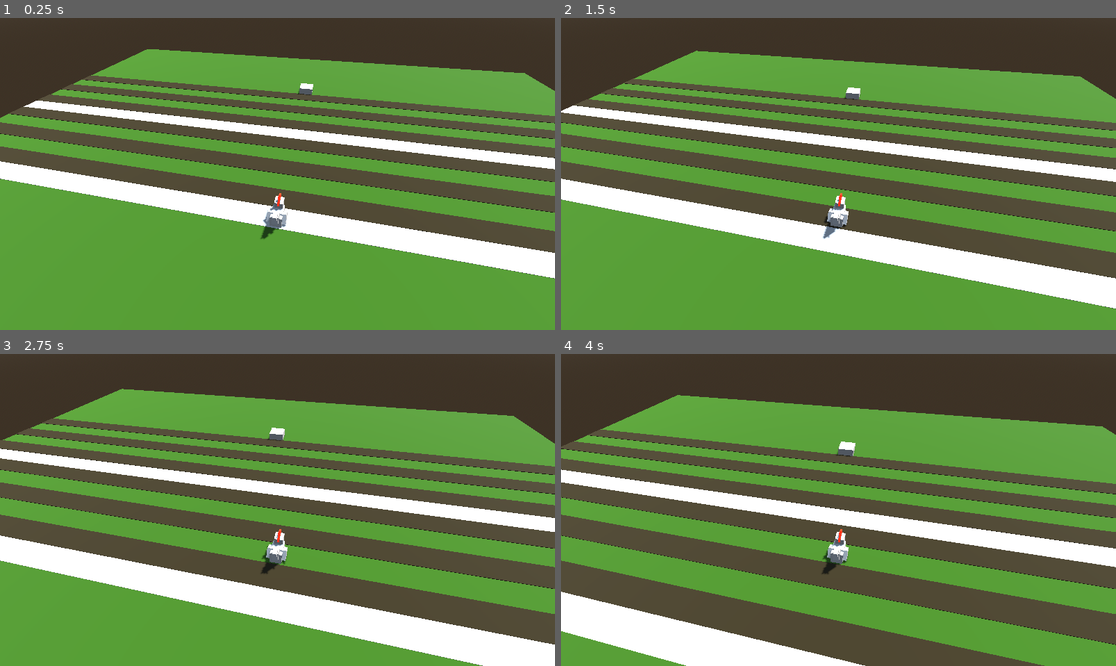
Above: before the commit, frames 1-4 (two rows, left to right).
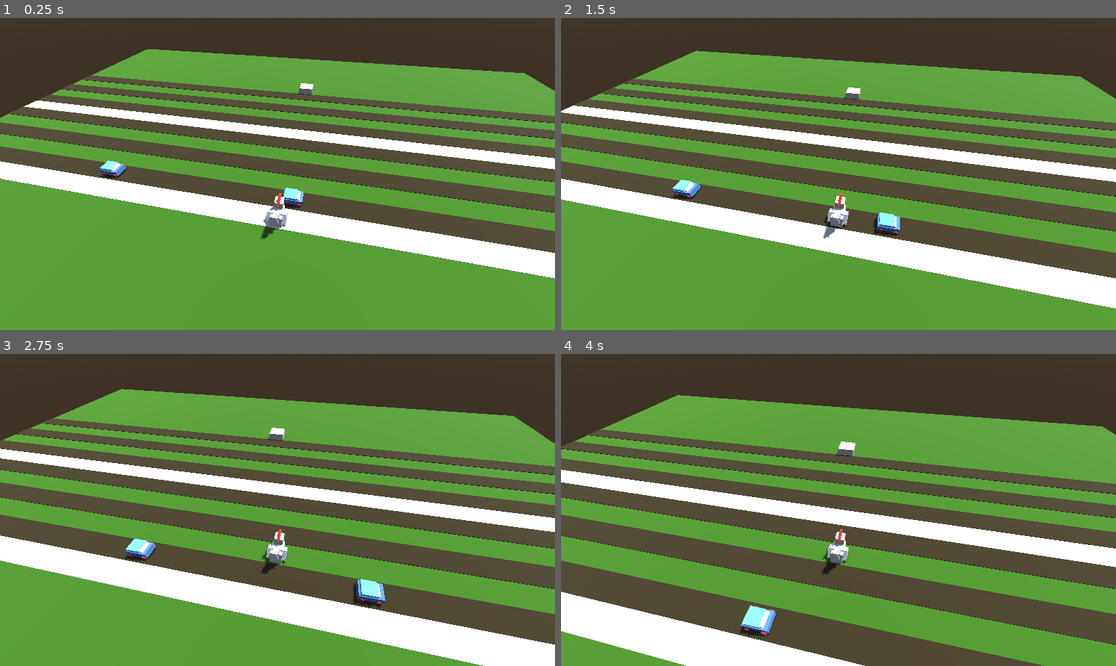
Above: after the commit, the same moments.

Repository: unblinky/danger-xing
Game: Godot game, scene res://Main/Main.tscn
Same seed, same stepped clock (60 frames per second), same inputs: the game is played once before the commit and once after it.
Inputs:
- Up to frame 1 (0.25 s): no input
- Up to frame 2 (1.5 s): hold D (move_right) 0.53-1.28 s; tap W (move_fore) at 0.6, 1.35 s; hold S (move_back) from 1.28 s (still down)
- Up to frame 3 (2.75 s): release S (move_back) at 2.03 s; hold D (move_right) from 2.03 s (still down); tap W (move_fore) at 2.1 s
- Up to frame 4 (4 s): tap W (move_fore) at 2.85, 3.6 s; release D (move_right) at 3.53 s; hold A (move_left) from 3.53 s (still down)

The runs differ from the first frame. In frame 1, 0.4% of the frame differs, in the area x 18-55%, y 45-62%; in frame 2, 0.5%; in frame 3, 0.7%, in the area x 22-70%, y 59-82%; in frame 4, 0.5%.

Commit message:
Added a Car and Lane

Diff:
--- /dev/null
+++ b/Code/Car/Car.gd
@@ -0,0 +1,18 @@
+extends Area3D
+class_name Car
+
+var lane: Lane
+var speed: float = 0.0 # m/sec. # Decimals
+#var age: int = 0 # Whole numbers
+#var nameers: String = "Kyle"
+#var is_a_nice_guy: bool = true
+
+func _ready() -> void:
+	# Should be Lane.
+	lane = get_parent()
+	speed = lane.speed_limit
+
+func _process(delta: float) -> void:
+	position.x += speed * delta
+	if position.x > lane.exit_point:
+		position.x = lane.entrance_point
--- /dev/null
+++ b/Code/Car/Car.tscn
@@ -0,0 +1,56 @@
+[gd_scene format=3 uid="uid://d17l7nmy86h7e"]
+
+[ext_resource type="Script" uid="uid://dnhj4cvr6vhta" path="res://Car/Car.gd" id="1_32r3e"]
+[ext_resource type="Material" uid="uid://cl6is33lox6ev" path="res://Car/assets/Roof.tres" id="2_argwm"]
+[ext_resource type="Material" uid="uid://dlyf5cjkcjm5j" path="res://Car/assets/RubberTire.tres" id="2_v636r"]
+
+[sub_resource type="BoxShape3D" id="BoxShape3D_32r3e"]
+size = Vector3(0.9, 0.9, 0.9)
+
+[sub_resource type="StandardMaterial3D" id="StandardMaterial3D_argwm"]
+albedo_color = Color(0.24573019, 0.39246595, 0.6108407, 1)
+
+[sub_resource type="BoxMesh" id="BoxMesh_32r3e"]
+size = Vector3(0.589, 0.259, 0.851)
+
+[sub_resource type="BoxMesh" id="BoxMesh_p3hxm"]
+size = Vector3(0.539, 0.155, 0.545)
+
+[sub_resource type="CylinderMesh" id="CylinderMesh_32r3e"]
+top_radius = 0.1
+bottom_radius = 0.1
+
+[sub_resource type="PrismMesh" id="PrismMesh_v636r"]
+left_to_right = 1.0
+
+[node name="Car" type="Area3D" unique_id=211666107]
+script = ExtResource("1_32r3e")
+
+[node name="CollisionShape3D" type="CollisionShape3D" parent="." unique_id=1898743657]
+shape = SubResource("BoxShape3D_32r3e")
+
+[node name="Graphics" type="Node3D" parent="." unique_id=1296779087]
+
+[node name="Body" type="MeshInstance3D" parent="Graphics" unique_id=1917234255]
+transform = Transform3D(1, 0, 0, 0, 1, 0, 0, 0, 1, 0, 0.27913666, 0)
+material_override = SubResource("StandardMaterial3D_argwm")
+mesh = SubResource("BoxMesh_32r3e")
+
+[node name="Body2" type="MeshInstance3D" parent="Graphics" unique_id=669816335]
+transform = Transform3D(1, 0, 0, 0, 1, 0, 0, 0, 1, 0, 0.44998443, 0.09645611)
+material_override = ExtResource("2_argwm")
+mesh = SubResource("BoxMesh_p3hxm")
+
+[node name="Tires" type="MeshInstance3D" parent="Graphics" unique_id=1595223670]
+transform = Transform3D(-4.371139e-08, 0.36220586, 0, -1, -1.5832521e-08, 0, 0, 0, 1, 1.1920929e-07, 0.16949299, 0.2700532)
+material_override = ExtResource("2_v636r")
+mesh = SubResource("CylinderMesh_32r3e")
+
+[node name="Tires2" type="MeshInstance3D" parent="Graphics" unique_id=30817253]
+transform = Transform3D(-4.371139e-08, 0.36220586, 0, -1, -1.5832521e-08, 0, 0, 0, 1, 1.1920929e-07, 0.16949299, -0.27893132)
+material_override = ExtResource("2_v636r")
+mesh = SubResource("CylinderMesh_32r3e")
+
+[node name="MeshInstance3D" type="MeshInstance3D" parent="Graphics" unique_id=474655784]
+transform = Transform3D(-7.569624e-09, 0, -0.47600308, 0, 0.14711834, 0, 0.17317282, 0, -2.0806755e-08, 0, 0.4537146, -0.24866965)
+mesh = SubResource("PrismMesh_v636r")
--- /dev/null
+++ b/Code/Car/assets/Roof.tres
@@ -0,0 +1,4 @@
+[gd_resource type="StandardMaterial3D" format=3 uid="uid://cl6is33lox6ev"]
+
+[resource]
+albedo_color = Color(0.33333334, 0.5647059, 0.92941177, 1)
--- /dev/null
+++ b/Code/Car/assets/RubberTire.tres
@@ -0,0 +1,4 @@
+[gd_resource type="StandardMaterial3D" format=3 uid="uid://dlyf5cjkcjm5j"]
+
+[resource]
+albedo_color = Color(0.407755, 0.14769948, 0.18229774, 1)
--- /dev/null
+++ b/Code/Lane/Lane.gd
@@ -0,0 +1,6 @@
+extends MeshInstance3D
+class_name Lane
+
+var speed_limit = 2.0 # meters per second.
+var entrance_point = -20 # X units
+var exit_point = 20
--- /dev/null
+++ b/Code/Lane/Lane.tscn
@@ -0,0 +1,14 @@
+[gd_scene format=3 uid="uid://berl535au27hs"]
+
+[ext_resource type="Script" uid="uid://t7yb8npisjil" path="res://Lane/Lane.gd" id="1_ah24w"]
+
+[sub_resource type="StandardMaterial3D" id="StandardMaterial3D_83ytx"]
+albedo_color = Color(0.1579377, 0.12332208, 0, 1)
+
+[sub_resource type="BoxMesh" id="BoxMesh_amygn"]
+size = Vector3(40, 0.15, 1)
+
+[node name="Lane" type="MeshInstance3D" unique_id=1626431458]
+material_override = SubResource("StandardMaterial3D_83ytx")
+mesh = SubResource("BoxMesh_amygn")
+script = ExtResource("1_ah24w")
--- a/Code/Main/Main.tscn
+++ b/Code/Main/Main.tscn
@@ -3,6 +3,8 @@
 [ext_resource type="Script" uid="uid://ckplnjj5kkyta" path="res://Main/Main.gd" id="1_lxy7q"]
 [ext_resource type="PackedScene" uid="uid://dp46nxm4qxs46" path="res://Chicken/Chicken.tscn" id="2_83ytx"]
 [ext_resource type="PackedScene" uid="uid://c4v0peqkg130j" path="res://Goal/Goal.tscn" id="3_amygn"]
+[ext_resource type="PackedScene" uid="uid://berl535au27hs" path="res://Lane/Lane.tscn" id="4_6aewd"]
+[ext_resource type="PackedScene" uid="uid://d17l7nmy86h7e" path="res://Car/Car.tscn" id="4_ps1la"]
 
 [sub_resource type="ProceduralSkyMaterial" id="ProceduralSkyMaterial_83ytx"]
 sky_horizon_color = Color(0.66224277, 0.6717428, 0.6867428, 1)
@@ -50,10 +52,14 @@
 material_override = SubResource("StandardMaterial3D_amygn")
 mesh = SubResource("BoxMesh_ps1la")
 
-[node name="Lane" type="MeshInstance3D" parent="." unique_id=349580000]
+[node name="Lane" parent="." unique_id=1626431458 instance=ExtResource("4_6aewd")]
 transform = Transform3D(1, 0, 0, 0, 1, 0, 0, 0, 1, 0, 0, -1)
-material_override = SubResource("StandardMaterial3D_83ytx")
-mesh = SubResource("BoxMesh_amygn")
+
+[node name="Car" parent="Lane" unique_id=211666107 instance=ExtResource("4_ps1la")]
+transform = Transform3D(-4.371139e-08, 0, -1, 0, 1, 0, 1, 0, -4.371139e-08, 0, 0, 0)
+
+[node name="Car2" parent="Lane" unique_id=1255686893 instance=ExtResource("4_ps1la")]
+transform = Transform3D(-4.371139e-08, 0, -1, 0, 1, 0, 1, 0, -4.371139e-08, -9, 0, 0)
 
 [node name="Lane2" type="MeshInstance3D" parent="." unique_id=484984964]
 transform = Transform3D(1, 0, 0, 0, 1, 0, 0, 0, 1, 0, 0, -3)
Not shown, added: Code/Car/Car.gd.uid
Not shown, added: Code/Lane/Lane.gd.uid
Not shown, changed: Code/gdd.md
